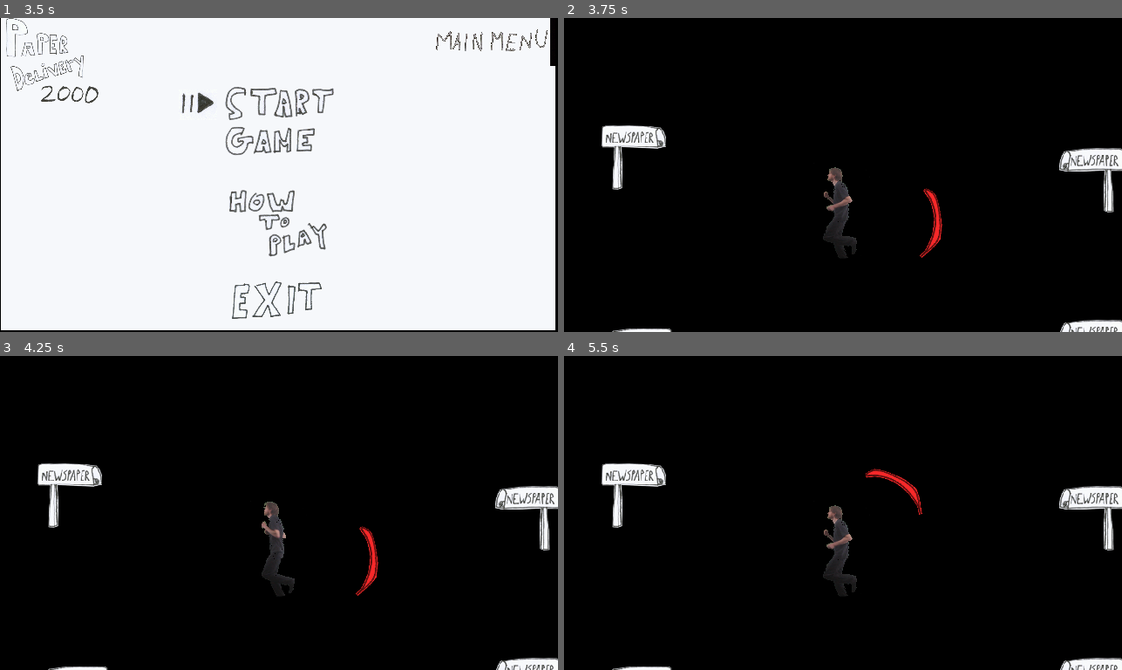
Above: before the commit, frames 1-4 (two rows, left to right).
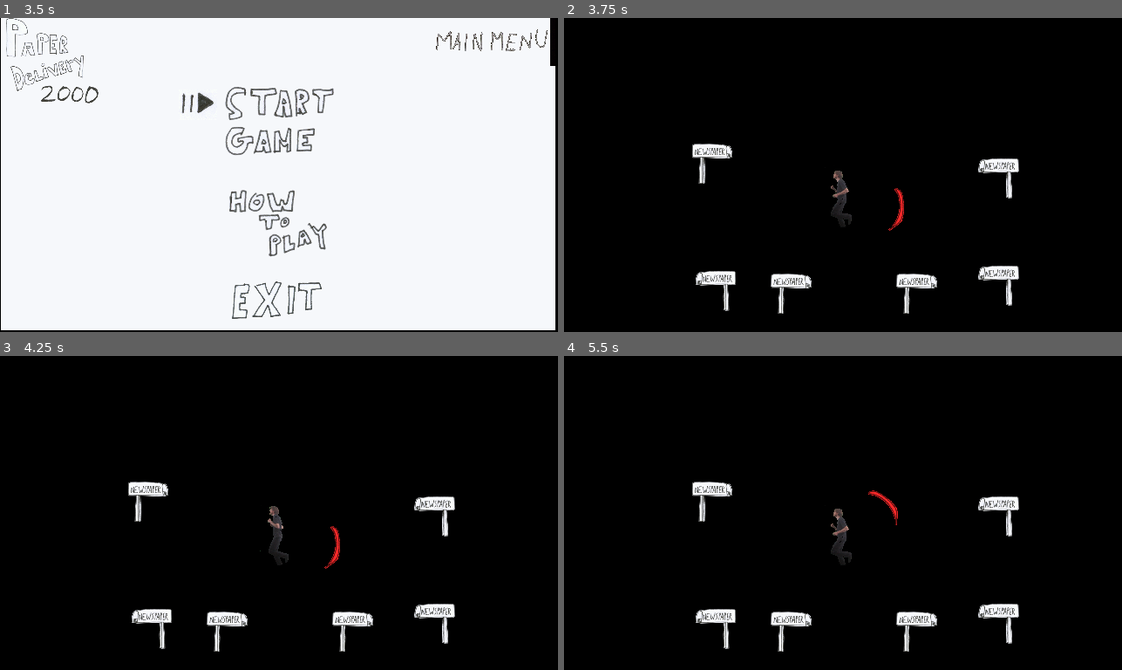
Above: after the commit, the same moments.

Repository: granumignis/PaperDelivery2000
Game: Godot game, scene res://UI/TitleScreen.tscn
The game is run twice, just before and just after one commit, with the same random seed, the same clock (stepped at 60 frames per second) and the same inputs.
Inputs (mouse positions are in pixels of both pictures, inside the frame that each line leads up to):
- Up to frame 1 (3.5 s): tap Enter (Menu_ChooseOption) at 0.5, 2 s; move the mouse to (401, 159) at 0.52 s; hold Right (ui_right) 0.53-1.28 s; tap Space at 1.25, 2.75 s; move the mouse to (167, 190) at 1.27 s; hold Down (ui_down) 1.28-2.03 s; move the mouse to (334, 105) at 2.02 s; hold Right (ui_right) 2.03-2.78 s; move the mouse to (251, 237) at 2.77 s; hold Up (ui_up) from 2.78 s (still down)
- Up to frame 2 (3.75 s): tap Enter (Menu_ChooseOption) at 3.5 s; move the mouse to (1010, 222) at 3.52 s; release Up (ui_up) at 3.53 s; hold Left (ui_left) from 3.53 s (still down)
- Up to frame 3 (4.25 s): keep holding Left (ui_left); tap Enter (Menu_ChooseOption) at 4.15 s
- Up to frame 4 (5.5 s): move the mouse to (675, 465) at 4.27 s; move the mouse to (870, 513) at 5.02 s; release Left (ui_left) at 5.03 s; hold Down (ui_down) from 5.03 s (still down)

Frame 1 is identical in both runs. In frame 2, 6.1% of the frame differs, in the area x 6-100%, y 34-100%; in frame 3, 6.0%; in frame 4, 6.1%.

Commit message:
added minimap camera, viewportcontainer, 3:32 mark in tutorial video

Diff:
--- a/Level00.tscn
+++ b/Level00.tscn
@@ -69,9 +69,28 @@
 smoothing_enabled = true
 smoothing_speed = 20.0
 
+[node name="MiniMapCamera" type="Camera2D" parent="Camera"]
+current = true
+zoom = Vector2( 1.6, 1.6 )
+smoothing_enabled = true
+smoothing_speed = 20.0
+
 [node name="UI" parent="." instance=ExtResource( 7 )]
 
 [node name="JumboTron" parent="UI" instance=ExtResource( 4 )]
+
+[node name="ViewportContainer" type="ViewportContainer" parent="UI"]
+anchor_left = 1.0
+anchor_top = 1.0
+anchor_right = 1.0
+anchor_bottom = 1.0
+margin_left = -33.5471
+margin_top = -34.8734
+margin_right = -0.54715
+margin_bottom = -1.87338
+__meta__ = {
+"_edit_use_anchors_": false
+}
 [connection signal="out_of_newspapers" from="PaperBoy" to="." method="_on_PaperBoy_out_of_newspapers"]
 [connection signal="shot_newspaper" from="PaperBoy" to="." method="_on_PaperBoy_shot_newspaper"]
 
